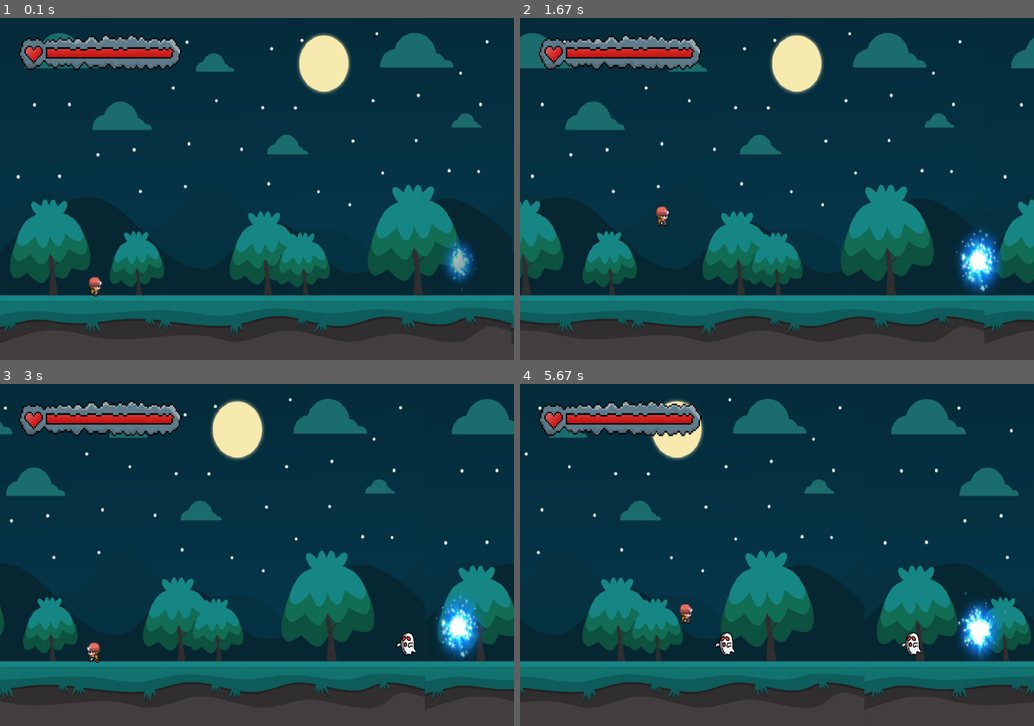
Above: before the commit, frames 1-4 (two rows, left to right).
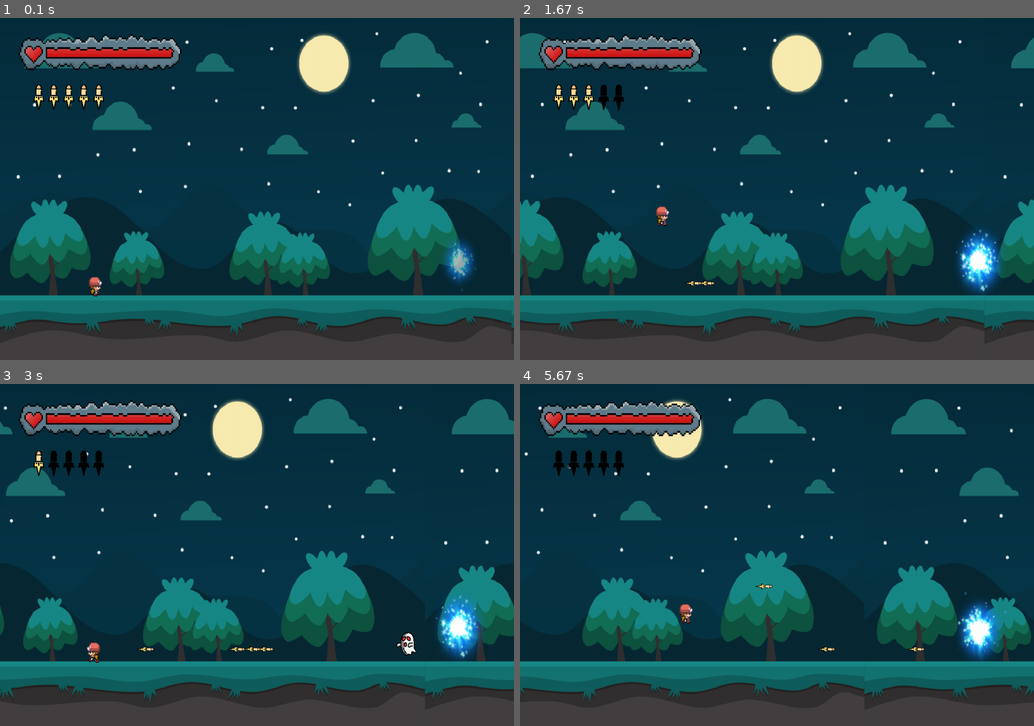
Above: after the commit, the same moments.

Repository: Cer6erus7/PygameBasic
Game: pygame game, started from main.py
The game is run twice, just before and just after one commit, with the same random seed, the same clock (stepped at 60 frames per second) and the same inputs.
Inputs:
- Up to frame 1 (0.1 s): no input
- Up to frame 2 (1.67 s): tap Space at 0.33, 0.73, 1.03, 1.23, 1.57 s; hold D 0.67-1.13 s; hold W 1.17-1.47 s; hold D from 1.5 s (still down)
- Up to frame 3 (3 s): tap Space at 1.87, 2.07, 2.37, 2.63, 2.93 s; release D at 1.97 s; hold A 2-2.53 s; hold A 2.57-2.97 s
- Up to frame 4 (5.67 s): hold W 3-3.37 s; tap Space at 3.07, 3.47, 3.77, 4.13, 4.43, 4.63, 4.93, 5.13, 5.47 s; hold D 3.4-4.03 s; hold A 4.07-4.53 s; hold D 4.57-5.03 s; hold W 5.07-5.37 s; hold D from 5.4 s (still down)

The runs differ from the first frame. In frame 1, 0.4% of the frame differs, in the area x 6-21%, y 19-27%; in frame 2, 0.5%; in frame 3, 0.5%; in frame 4, 0.8%, in the area x 6-79%, y 19-80%.

Commit message:
made shooting for the player and ammo bar

Diff:
--- a/main.py
+++ b/main.py
@@ -64,6 +64,17 @@
         for i in range(1, 15):
             portal = pygame.image.load(f'images//portals//portal{i}.png').convert_alpha()
             self.portal_animation.append(portal)
+
+        self.bullet = pygame.image.load('images//bullet.png').convert_alpha()
+        self.bullet = pygame.transform.scale(self.bullet, (40, 40))
+        self.bullet_timer = 20
+        self.amount_of_bullets = 5
+        self.bullets = []
+
+        self.ammo = pygame.image.load('images//ammo.png').convert_alpha()
+        self.ammo = pygame.transform.scale(self.ammo, (80, 60))
+        self.black_bullet = pygame.image.load('images//black_bullet.png').convert_alpha()
+        self.black_bullet = pygame.transform.scale(self.black_bullet, (80, 60))
 
         self.hp_index = 0
         self.enemy_touch = 2
@@ -149,6 +160,48 @@
                 Game.IS_JUMP = False
                 Game.JUMP_COUNT = 10
 
+    def shoot(self):
+        """
+        Player shoot when clicking on space
+        :return:
+        """
+        keys = pygame.key.get_pressed()
+        if keys[pygame.K_SPACE] and self.bullet_timer == 20 and self.amount_of_bullets != 0:
+            self.bullets.append(self.bullet.get_rect(topleft=(self.player_x + 30, self.player_y)))
+            self.bullet_timer = 0
+            self.amount_of_bullets -= 1
+        elif self.bullet_timer < 20:
+            self.bullet_timer += 1
+
+        if self.bullets:
+            for i, el in enumerate(self.bullets):
+                self.screen.blit(self.bullet, (el.x, el.y))
+                el.x += 4
+
+                if el.x > 1200:
+                    self.bullets.pop(i)
+
+                if self.enemies:
+                    for index, enemy in enumerate(self.enemies):
+                        if el.colliderect(enemy):
+                            self.enemies.pop(index)
+                            self.bullets.pop(i)
+
+    def ammo_bar(self):
+        """
+        Bar that shows how many bullets does the player have.
+        :return:
+        """
+        black_x = 0
+        for i in range(5):
+            self.screen.blit(self.black_bullet, (50 + black_x, 155))
+            black_x += 35
+
+        ammo_x = 0
+        for i in range(self.amount_of_bullets):
+            self.screen.blit(self.ammo, (50 + ammo_x, 155))
+            ammo_x += 35
+
     def health_bar(self):
         """
         Health bar that shows how many lives the player have.
@@ -178,7 +231,6 @@
         else:
             self.portal_timer += 1
 
-
     def enemy(self):
         """
         Enemy for the game, they spawn on the map and walk to the player. If player
@@ -258,6 +310,7 @@
         self.screen.blit(l_exit, rect_exit)
 
         if rect_restart.collidepoint(mouse) and pygame.mouse.get_pressed()[0]:
+            self.bullets.clear()
             self.enemies.clear()
             self.hp_index = 0
             self.player_x = 200
@@ -282,9 +335,11 @@
             if Game.IS_GAME:
                 self.bg_movement()
                 self.health_bar()
+                self.ammo_bar()
                 self.pressed_keys()
                 self.walk()
                 self.jump()
+                self.shoot()
                 self.enemy()
                 self.take_damage()
             else:
Binary file added: images/ammo.png
Binary file added: images/black_bullet.png
Binary file added: images/bullet.png
